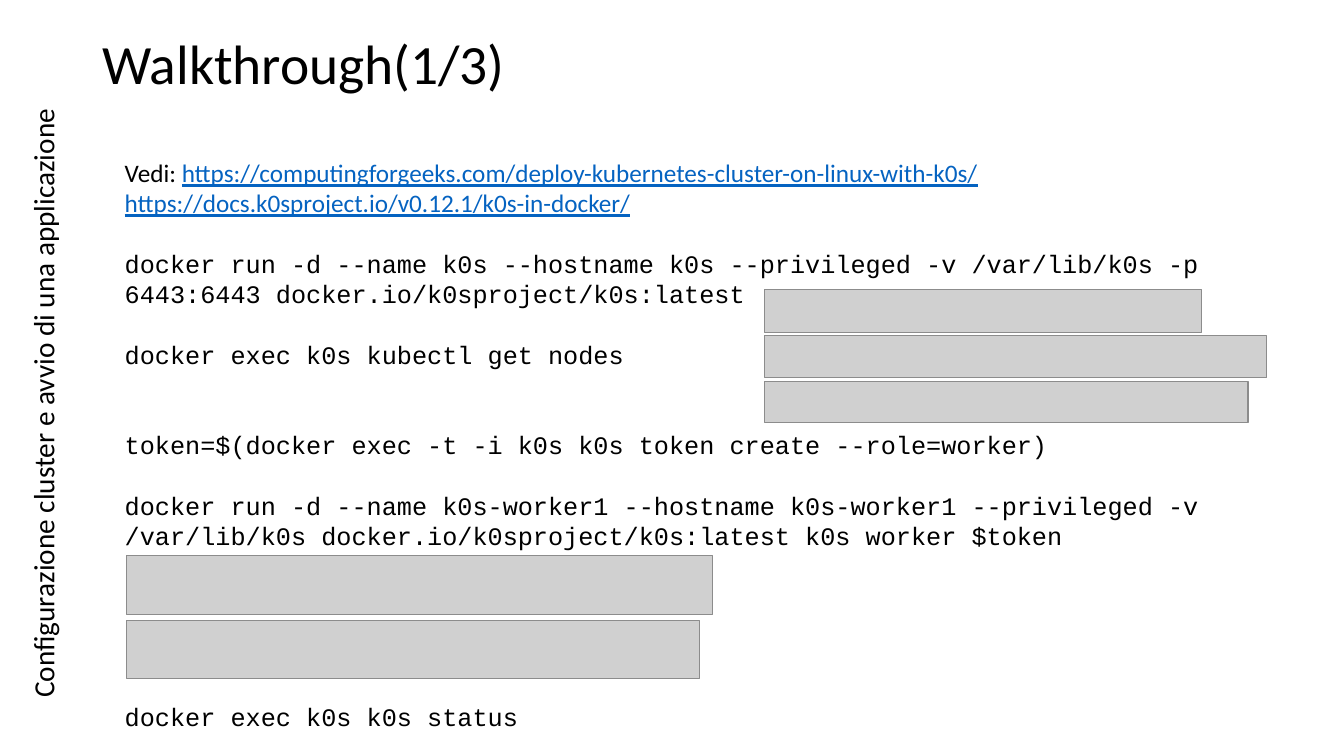
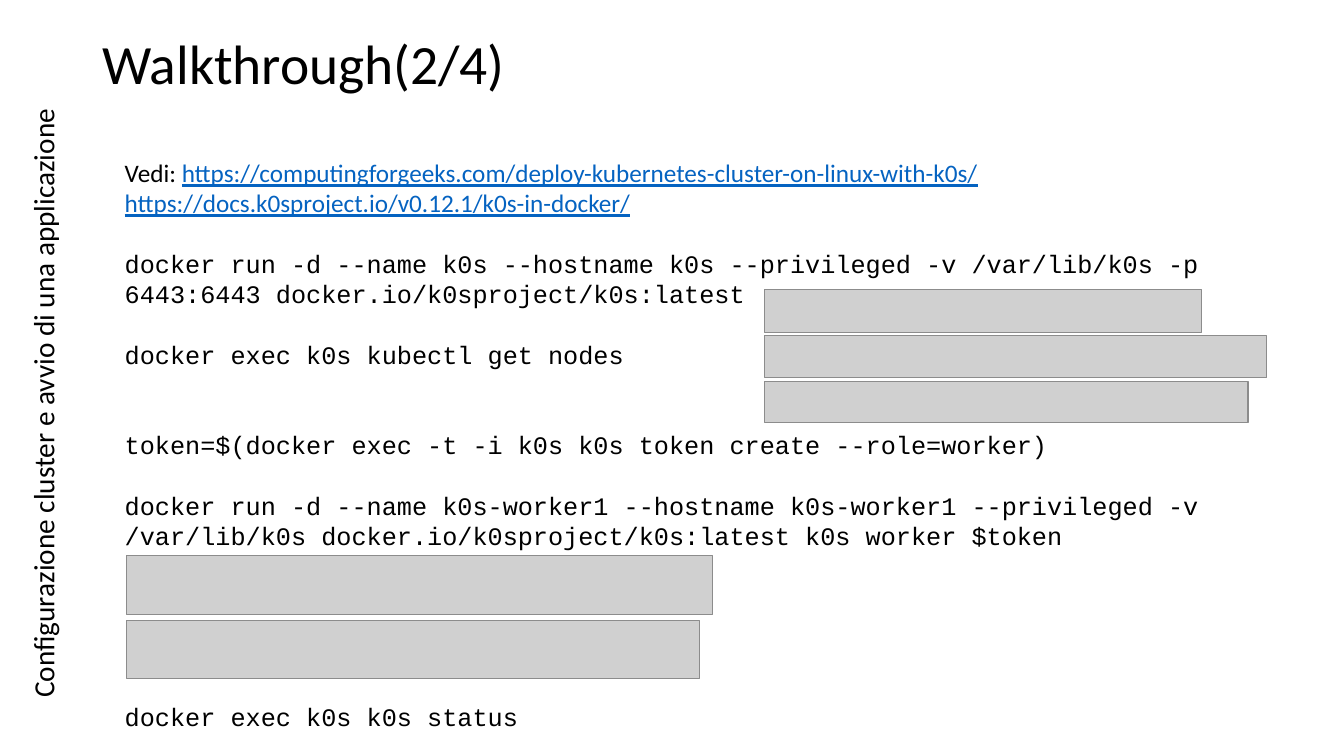
Before and after one commit to scastagnoli/academySisal, a slide deck: slide 18 of kubernetes.pptx (slide 17 before the commit). Drawn at 1344x756 pixels with LibreOffice and Linux fonts; fonts in the diff are those of the drawing; grey boxes stand for pictures. Boxes give left, top, right and bottom in pixels: in the first picture for what was removed or moved away, otherwise in the second. Text is boxed around its words. In the diff, an @@ line names an element or a change of style, - is before the commit and + after.

```diff
--- a/kubernetes.pptx
+++ b/kubernetes.pptx
@@ title at (102,43,504,94): text changed @@
-Walkthrough(1/3)
+Walkthrough(2/4)
```
Also in this commit, not shown: 8 other slides changed, 1 slide added.
